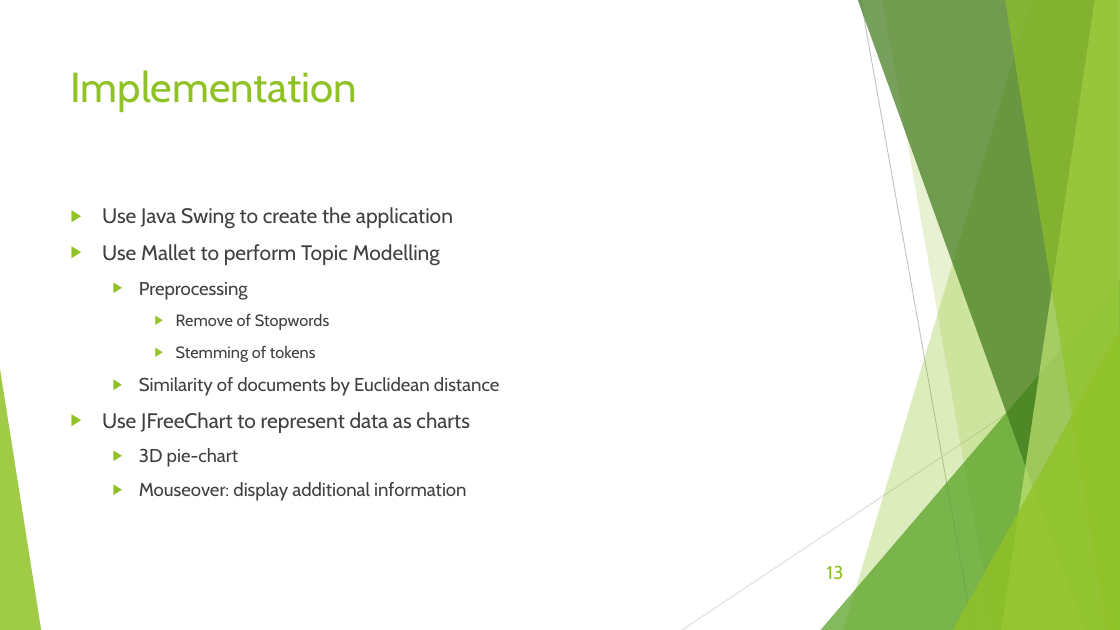
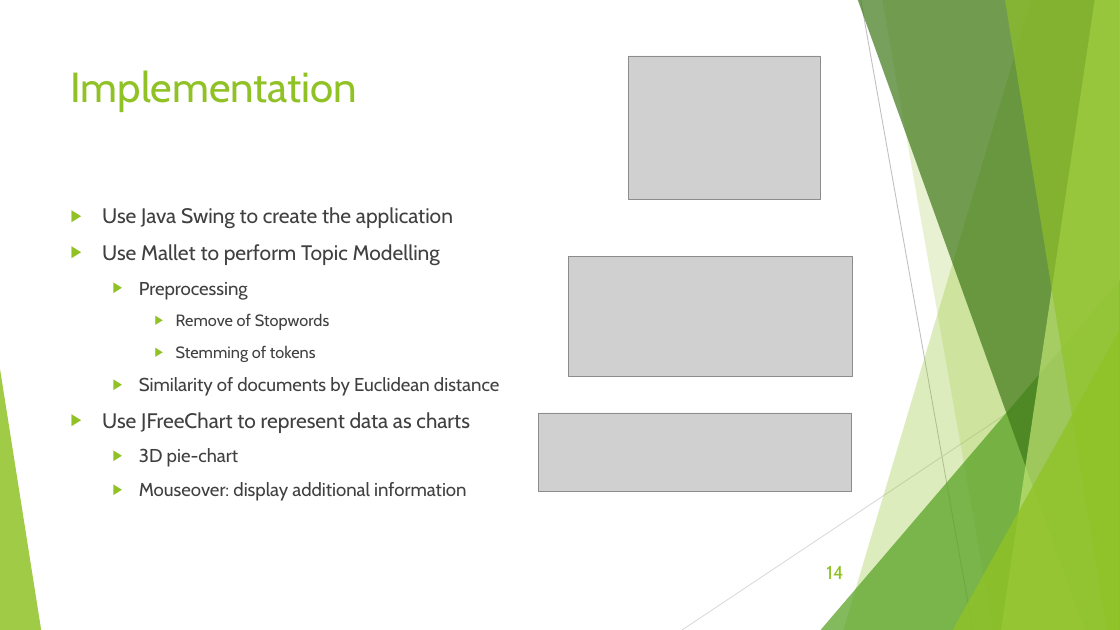
Before and after one commit to jeff2018/KnowledgeDiscoveryVisualization, a slide deck: slide 14 of Topic Model Visualization.pptx (slide 13 before the commit). Drawn at 1120x630 pixels with LibreOffice and Linux fonts; fonts in the diff are those of the drawing; grey boxes stand for pictures. Boxes give left, top, right and bottom in pixels: in the first picture for what was removed or moved away, otherwise in the second. Text is boxed around its words. In the diff, an @@ line names an element or a change of style, - is before the commit and + after.

```diff
--- a/Topic Model Visualization.pptx
+++ b/Topic Model Visualization.pptx
@@ picture added at (x1=629, y1=56, x2=821, y2=200) @@
@@ picture added at (x1=569, y1=256, x2=853, y2=376) @@
@@ picture added at (x1=539, y1=413, x2=853, y2=492) @@
@@ page number at (x1=826, y1=566, x2=843, y2=579): text changed @@
-13
+14
```
Also in this commit, not shown: 5 other slides changed, 1 slide added.
